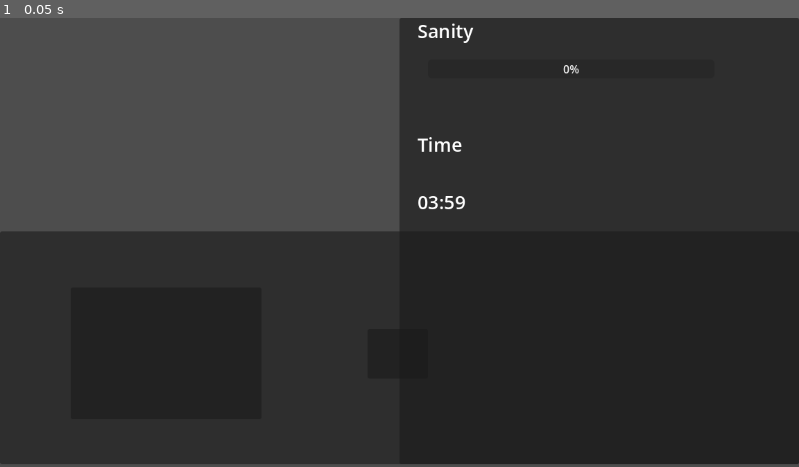
Above: before the commit, frame 1.
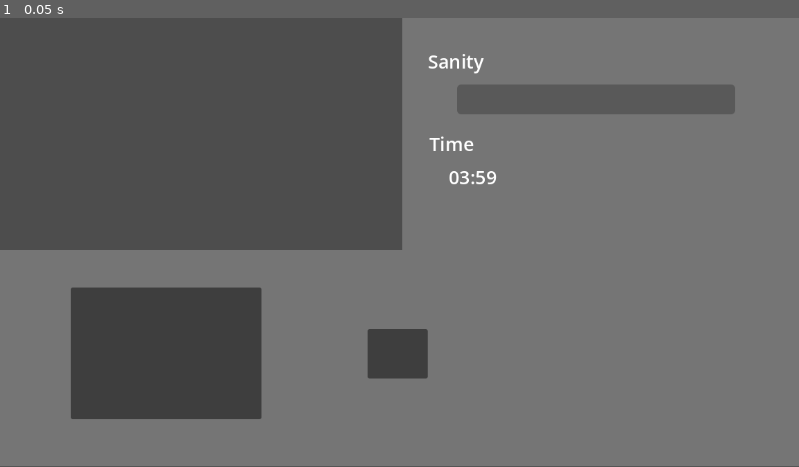
Above: after the commit, the same moment.

Repository: D4NIFAKTOR1ELLE/IceScreemMan
Game: Godot game, scene res://Game.tscn
Same seed, same stepped clock (60 frames per second), same inputs: the game is played once before the commit and once after it.
Inputs:
- Up to frame 1 (0.05 s): no input

The runs differ from the first frame. In frame 1, 76% of the frame differs, in the area x 0-100%, y 0-100%.

Commit message:
Child instance of SlidingPuzzle as prelim, fixed the UI up a little

Diff:
--- a/game/SlidingPuzzle.tscn
+++ b/game/SlidingPuzzle.tscn
@@ -4,18 +4,23 @@
 
 [node name="SlidingPuzzle" type="ColorRect" unique_id=840341410]
 custom_minimum_size = Vector2(5.74, 0)
-anchors_preset = 15
-anchor_right = 1.0
-anchor_bottom = 1.0
+anchors_preset = -1
+anchor_left = 0.033854168
+anchor_top = 0.047839507
+anchor_right = 0.9635417
+anchor_bottom = 0.9552469
+grow_horizontal = 2
+grow_vertical = 2
 color = Color(0, 0, 0, 0.12941177)
 metadata/_edit_use_anchors_ = true
 
 [node name="ExitButton" type="Button" parent="." unique_id=1370141433]
 layout_mode = 0
-offset_left = 1104.0
-offset_top = 8.0
-offset_right = 1144.0
-offset_bottom = 48.0
+anchor_left = 0.93744165
+anchor_top = 0.039115645
+anchor_right = 0.9747899
+anchor_bottom = 0.10714286
+metadata/_edit_use_anchors_ = true
 
 [node name="GridContainer" type="GridContainer" parent="." unique_id=594806627]
 custom_minimum_size = Vector2(500, 500)
--- a/ui/TruckInside.tscn
+++ b/ui/TruckInside.tscn
@@ -2,6 +2,7 @@
 
 [ext_resource type="Theme" uid="uid://on8hmefb85mk" path="res://ui/TruckTheme.tres" id="1_2orec"]
 [ext_resource type="Script" uid="uid://u656pi8oxcjm" path="res://ui/truck_inside.gd" id="1_kba1j"]
+[ext_resource type="PackedScene" uid="uid://k1epd3r2uous" path="res://game/SlidingPuzzle.tscn" id="3_mb3o5"]
 
 [sub_resource type="Theme" id="Theme_kba1j"]
 
@@ -20,31 +21,30 @@
 [node name="Panel" type="Panel" parent="Control" unique_id=1531100834]
 layout_mode = 1
 anchors_preset = -1
-anchor_top = 0.005934673
+anchor_top = 0.49703264
 anchor_right = 1.0
-anchor_bottom = 0.5043913
-offset_top = 304.00003
-offset_bottom = 304.00003
+anchor_bottom = 0.9599407
 metadata/_edit_use_anchors_ = true
-metadata/_edit_lock_ = true
 
 [node name="Panel2" type="Panel" parent="Control" unique_id=351633207]
 layout_mode = 1
 anchors_preset = -1
-anchor_left = 0.017361112
-anchor_right = 0.5173611
+anchor_left = 0.5034722
+anchor_right = 1.0
 anchor_bottom = 0.95548964
-offset_left = 556.0
-offset_right = 556.0
 metadata/_edit_use_anchors_ = true
-metadata/_edit_lock_ = true
 
 [node name="Sanity" type="Label" parent="Control" unique_id=2048519722]
 layout_mode = 1
 anchors_preset = -1
-anchor_left = 0.5225694
-anchor_right = 0.9379461
-anchor_bottom = 0.11396398
+anchor_left = 0.5347222
+anchor_top = 0.040059347
+anchor_right = 0.6909722
+anchor_bottom = 0.099406525
+offset_left = 1.0
+offset_top = 17.0
+offset_right = 1.0
+offset_bottom = 17.0
 theme = SubResource("Theme_kba1j")
 text = "Sanity"
 metadata/_edit_use_anchors_ = true
@@ -52,24 +52,20 @@
 [node name="TimeButton" type="Label" parent="Control" unique_id=1309789169]
 layout_mode = 1
 anchors_preset = -1
-anchor_left = -0.024588903
-anchor_top = 0.08493151
-anchor_right = 0.3738486
-anchor_bottom = 0.18369687
-offset_left = 630.3264
-offset_top = 106.96297
-offset_right = 685.3889
-offset_bottom = 145.01234
+anchor_left = 0.5373264
+anchor_top = 0.24183977
+anchor_right = 0.6050347
+anchor_bottom = 0.2967359
 text = "Time"
 metadata/_edit_use_anchors_ = true
 
 [node name="Time" type="Label" parent="Control" unique_id=1147665987]
 layout_mode = 1
 anchors_preset = -1
-anchor_left = -0.024429163
-anchor_top = 0.13300556
-anchor_right = 0.010570897
-anchor_bottom = 0.16800554
+anchor_left = 0.01447916
+anchor_top = 0.08005936
+anchor_right = 0.04947922
+anchor_bottom = 0.11505935
 offset_left = 630.32
 offset_top = 157.04
 offset_right = 695.92
@@ -80,19 +76,20 @@
 
 [node name="ProgressBar" type="ProgressBar" parent="Control" unique_id=414322818]
 layout_mode = 0
-offset_left = 617.0
-offset_top = 60.0
-offset_right = 1030.0
-offset_bottom = 87.0
+offset_left = 659.0
+offset_top = 96.0
+offset_right = 1060.0
+offset_bottom = 139.0
 max_value = 5.0
 step = 1.0
+show_percentage = false
 
 [node name="TextureRect" type="TextureRect" parent="Control" unique_id=1427271080]
 layout_mode = 0
-offset_left = 602.0
-offset_top = 60.0
-offset_right = 1015.4863
-offset_bottom = 109.0
+offset_left = 632.0
+offset_top = 84.0
+offset_right = 1102.0
+offset_bottom = 139.0
 
 [node name="GridContainer" type="GridContainer" parent="Control" unique_id=1129066676]
 layout_mode = 1
@@ -157,5 +154,9 @@
 offset_right = 616.74054
 offset_bottom = 520.3667
 
+[node name="SlidingPuzzle" parent="." unique_id=840341410 instance=ExtResource("3_mb3o5")]
+visible = false
+metadata/_edit_lock_ = true
+
 [connection signal="pressed" from="Control/Engine" to="." method="_on_engine_pressed"]
 [connection signal="pressed" from="Control/Ignition" to="." method="_on_ignition_pressed"]
--- a/ui/TruckTheme.tres
+++ b/ui/TruckTheme.tres
@@ -1,5 +1,9 @@
 [gd_resource type="Theme" format=3 uid="uid://on8hmefb85mk"]
+
+[sub_resource type="StyleBoxFlat" id="StyleBoxFlat_penrc"]
+bg_color = Color(0.45840496, 0.45840508, 0.4584049, 1)
 
 [resource]
 Button/font_sizes/font_size = 28
 Label/font_sizes/font_size = 27
+Panel/styles/panel = SubResource("StyleBoxFlat_penrc")
